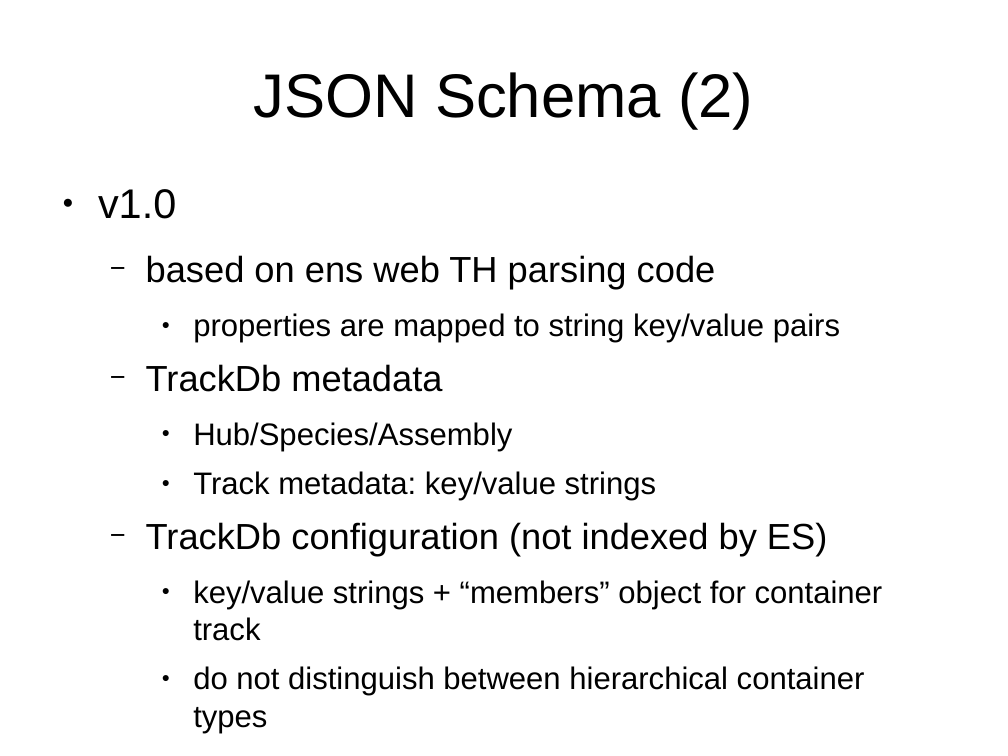
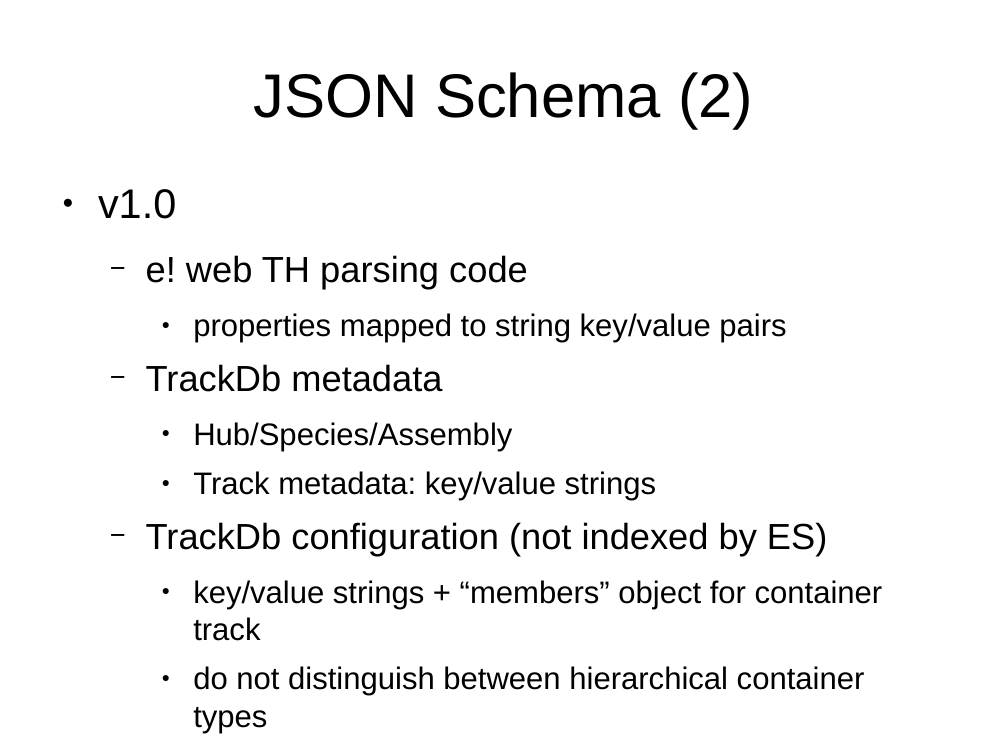
Before and after one commit to Ensembl/trackhub-registry, a slide deck: slide 4 of docs/code_review_07-05-15/talk.odp. Drawn at 1008x756 pixels with LibreOffice and Linux fonts; fonts in the diff are those of the drawing; background and template pictures are left out. Boxes give left, top, right and bottom in pixels: in the first picture for what was removed or moved away, otherwise in the second. Text is boxed around its words. In the diff, an @@ line names an element or a change of style, - is before the commit and + after.

Commit message:
Discussion about JSON schema v1.0

```diff
--- a/docs/code_review_07-05-15/talk.odp
+++ b/docs/code_review_07-05-15/talk.odp
@@ text at [146, 255, 786, 343]: text changed @@
-  − based on ens web TH parsing code
-    ● properties are mapped to string key/value pairs
+  − e! web TH parsing code
+    ● properties mapped to string key/value pairs
```
Also in this commit, not shown: 4 slides added, 1 other file.
